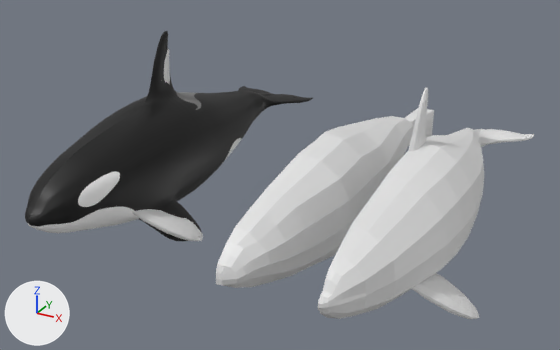
A saved change to the glTF model public/img/syati.glb.
Camera for both pictures: a camera (50 mm lens) standing at (1.84, -3.12, 1.74) and looking at (0.07, 0.09, 0.14). Arrows for +X, +Y and +Z are at lower left; the lights stay in place. The older version comes first. Where no turn or scale is listed for an object, it has been applied to the vertices.

In view in the first picture: '立方体', '立方体.001', '立方体.002', '立方体.003', '立方体.004', '立方体.005', '立方体.006'.
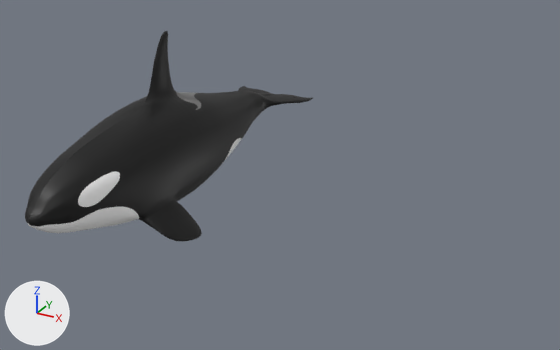
Boxes [x1, y1, x2, y2] around the edits, measured in the pictures (560 x 350 px):
'立方体.006', deleted: before [318, 128, 534, 319]
'立方体', deleted: before [216, 108, 434, 288]
'立方体.004', deleted: before [411, 273, 479, 319]
'立方体.003', deleted: before [132, 209, 203, 241]
'立方体.005', deleted: before [408, 87, 428, 151]
'立方体.002', deleted: before [164, 49, 170, 84]

What changed in the scene script:
```text
Remove ob_立方体:
    ob_立方体 = bpy.data.objects.new('立方体', me_立方体)
    ob_立方体.location = (0.361, 0.0, 0.164)
Remove ob_立方体_002:
    ob_立方体_002 = bpy.data.objects.new('立方体.002', me_立方体_003)
    ob_立方体_002.location = (-0.618, 0.033, 0.448)
Remove ob_立方体_003:
    ob_立方体_003 = bpy.data.objects.new('立方体.003', me_立方体_004)
    ob_立方体_003.location = (-0.41, -0.398, 0.041)
Remove ob_立方体_004:
    ob_立方体_004 = bpy.data.objects.new('立方体.004', me_立方体_007)
    ob_立方体_004.location = (1.01, -0.398, 0.041)
Remove ob_立方体_005:
    ob_立方体_005 = bpy.data.objects.new('立方体.005', me_立方体_008)
    ob_立方体_005.location = (0.802, 0.033, 0.448)
Remove ob_立方体_006:
    ob_立方体_006 = bpy.data.objects.new('立方体.006', me_立方体_009)
    ob_立方体_006.location = (0.801, 0.0, 0.182)
```
